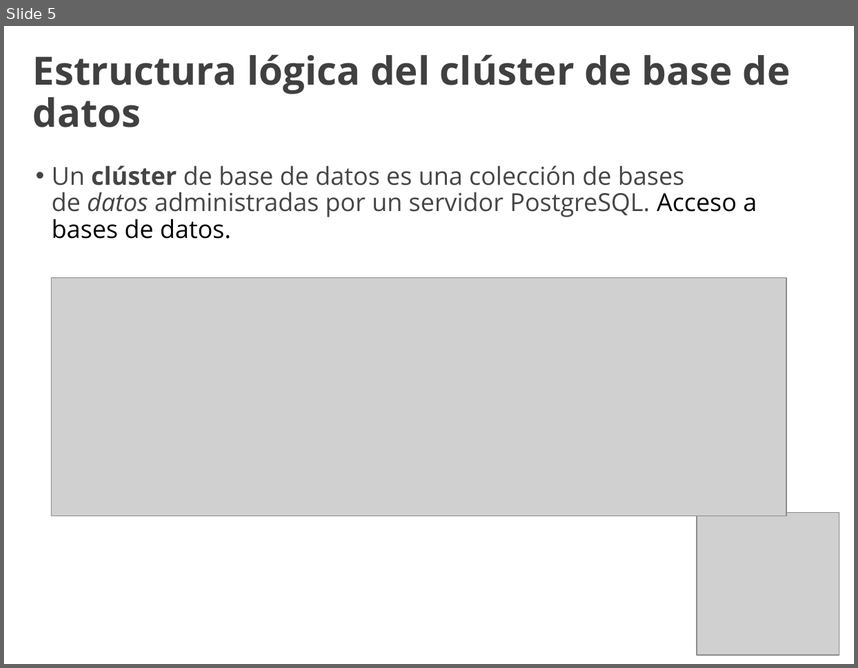
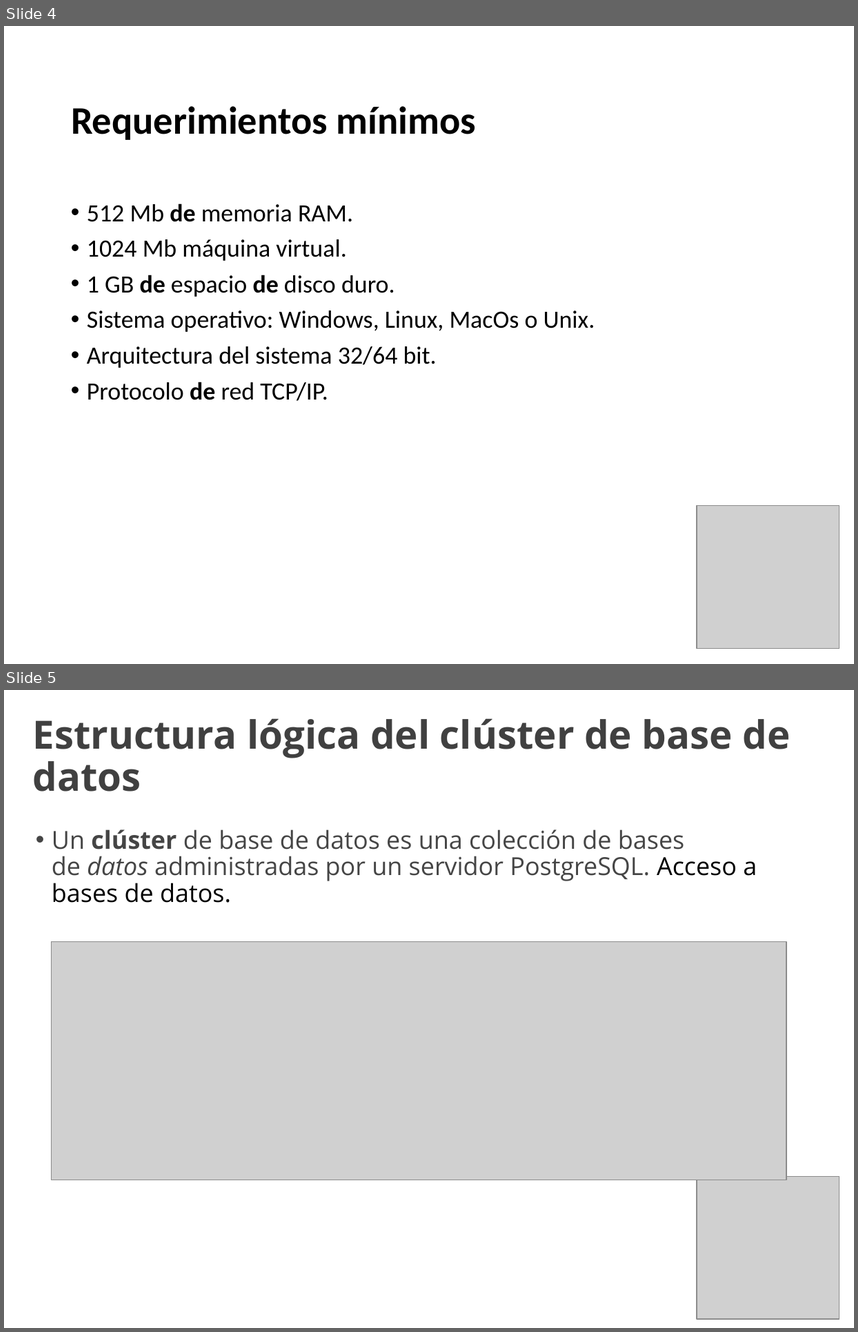
Before and after one commit to jpedrozac/BASES-DE-DATOS-SEG-SEMESTRE, a slide deck: postgresql.ppt. Shown one above the other, each under a label of ours: slide 5 before the commit, slides 4 and 5 after it. The pictures are 858x668 and 858x1332 pixels, drawn with LibreOffice and Linux fonts; fonts in the diff are those of the drawing; grey boxes stand for pictures. Boxes give left, top, right and bottom in pixels: in the first picture for what was removed or moved away, otherwise in the second. Text is boxed around its words. In the diff, an @@ line names an element or a change of style, - is before the commit and + after.

```diff
--- a/postgresql.ppt
+++ b/postgresql.ppt
@@ slide 4 added at [4, 26, 854, 664], background #FFFFFF @@
@@ title added at [71, 106, 477, 140], 33 pt, text #000000, bold @@
+Requerimientos mínimos
@@ text added at [87, 203, 595, 401], 21 pt, text #000000 @@
+• 512 Mb de memoria RAM.
+• 1024 Mb máquina virtual.
+• 1 GB de espacio de disco duro.
+• Sistema operativo: Windows, Linux, MacOs o Unix.
+• Arquitectura del sistema 32/64 bit.
+• Protocolo de red TCP/IP.
@@ picture added at [697, 506, 840, 648] @@
```
Also in this commit, not shown: 6 slides changed, 1 other slide added, 1 slide removed, 1 other file.
